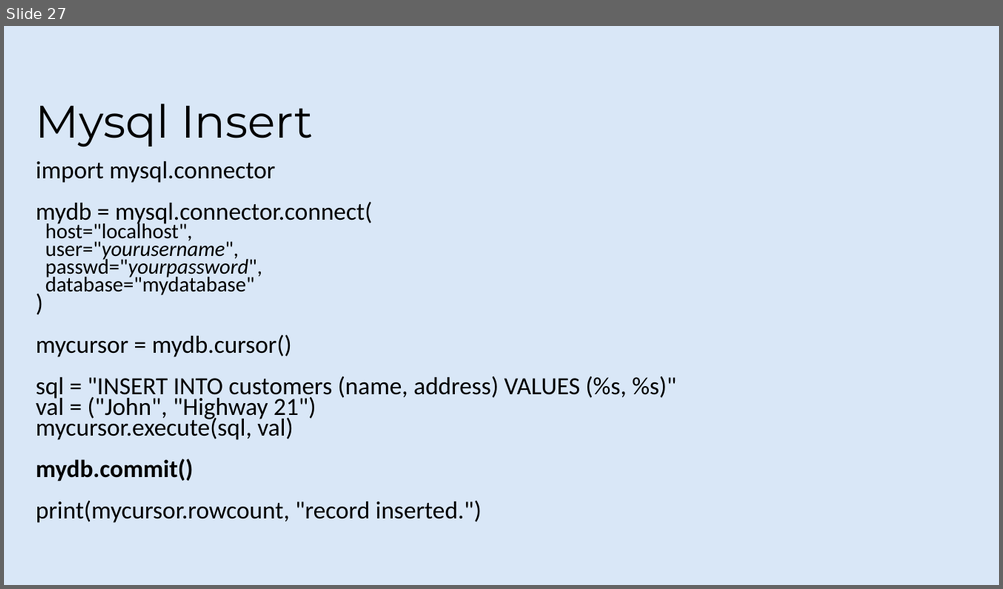
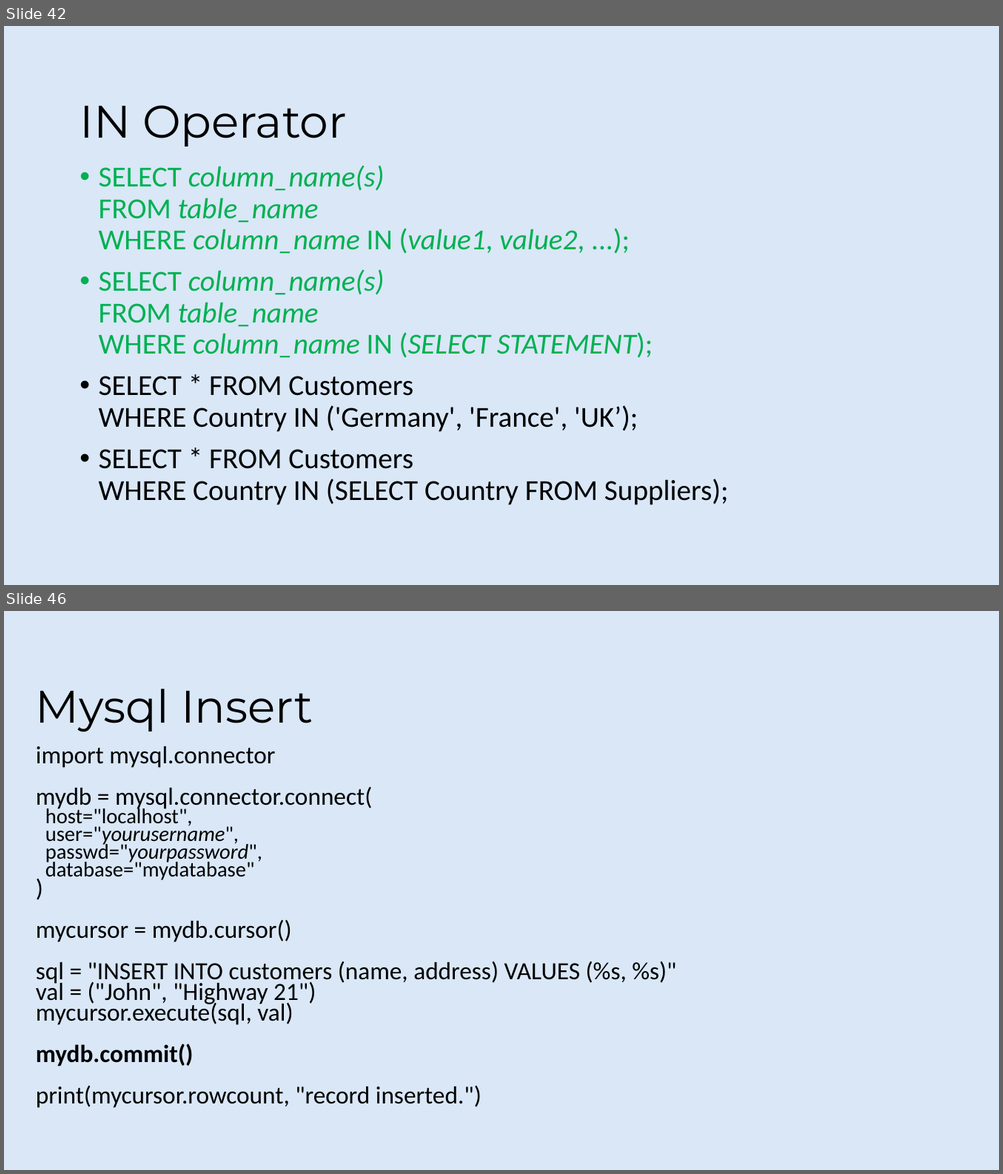
Before and after one commit to rafie-tarabay/BUE, a slide deck: Python.pptx. Shown one above the other, each under a label of ours: slide 27 before the commit, slides 42 and 46 after it; the slides between them are not shown. The pictures are 1003x589 and 1003x1174 pixels, drawn with LibreOffice and Linux fonts; fonts in the diff are those of the drawing; background and template pictures are left out. Boxes give left, top, right and bottom in pixels: in the first picture for what was removed or moved away, otherwise in the second. Text is boxed around its words. In the diff, an @@ line names an element or a change of style, - is before the commit and + after.

```diff
--- a/Python.pptx
+++ b/Python.pptx
@@ slide 42 added at (x1=4, y1=26, x2=999, y2=585), background #D9E7F7 @@
@@ title added at (x1=79, y1=105, x2=347, y2=147), 44 pt, text #000000 @@
+IN Operator
@@ text added at (x1=99, y1=165, x2=728, y2=506), 28 pt, text #00B050 @@
+• SELECT column_name(s)
+  FROM table_name
+  WHERE column_name IN (value1, value2, ...);
+• SELECT column_name(s)
+  FROM table_name
+  WHERE column_name IN (SELECT STATEMENT);
+• SELECT * FROM Customers
+  WHERE Country IN ('Germany', 'France', 'UK’);
+• SELECT * FROM Customers
+  WHERE Country IN (SELECT Country FROM Suppliers);
@@ what was slide 27 is now slide 46 @@
```
Also in this commit, not shown: 1 slide changed, 18 other slides added.
